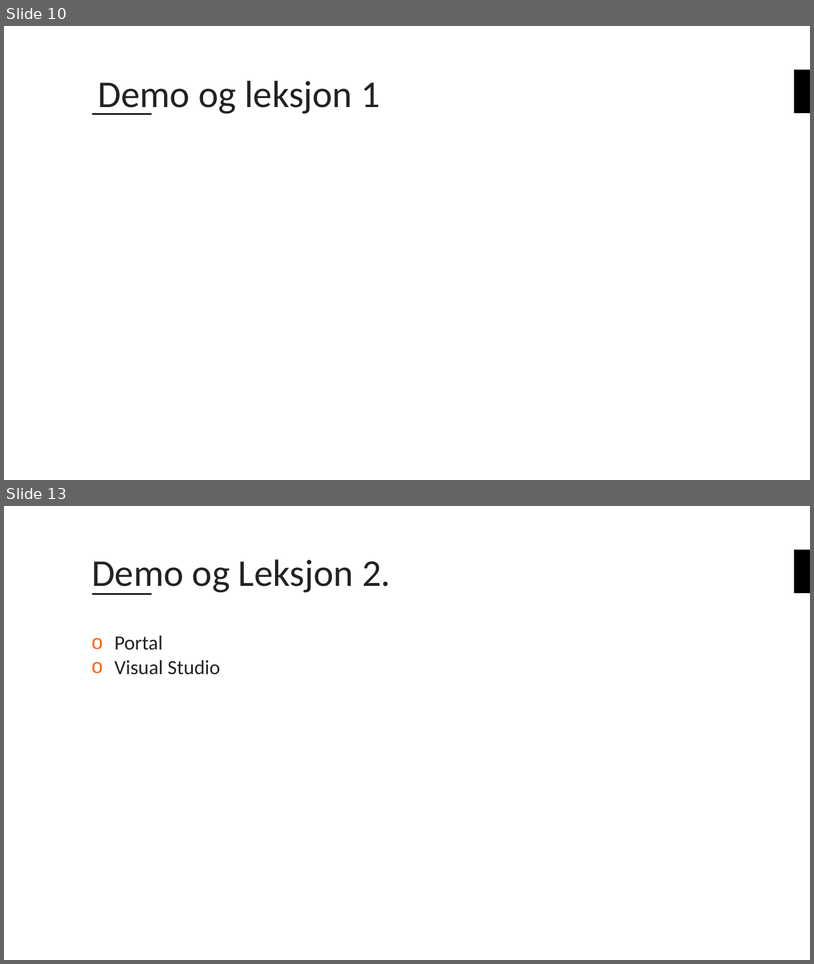
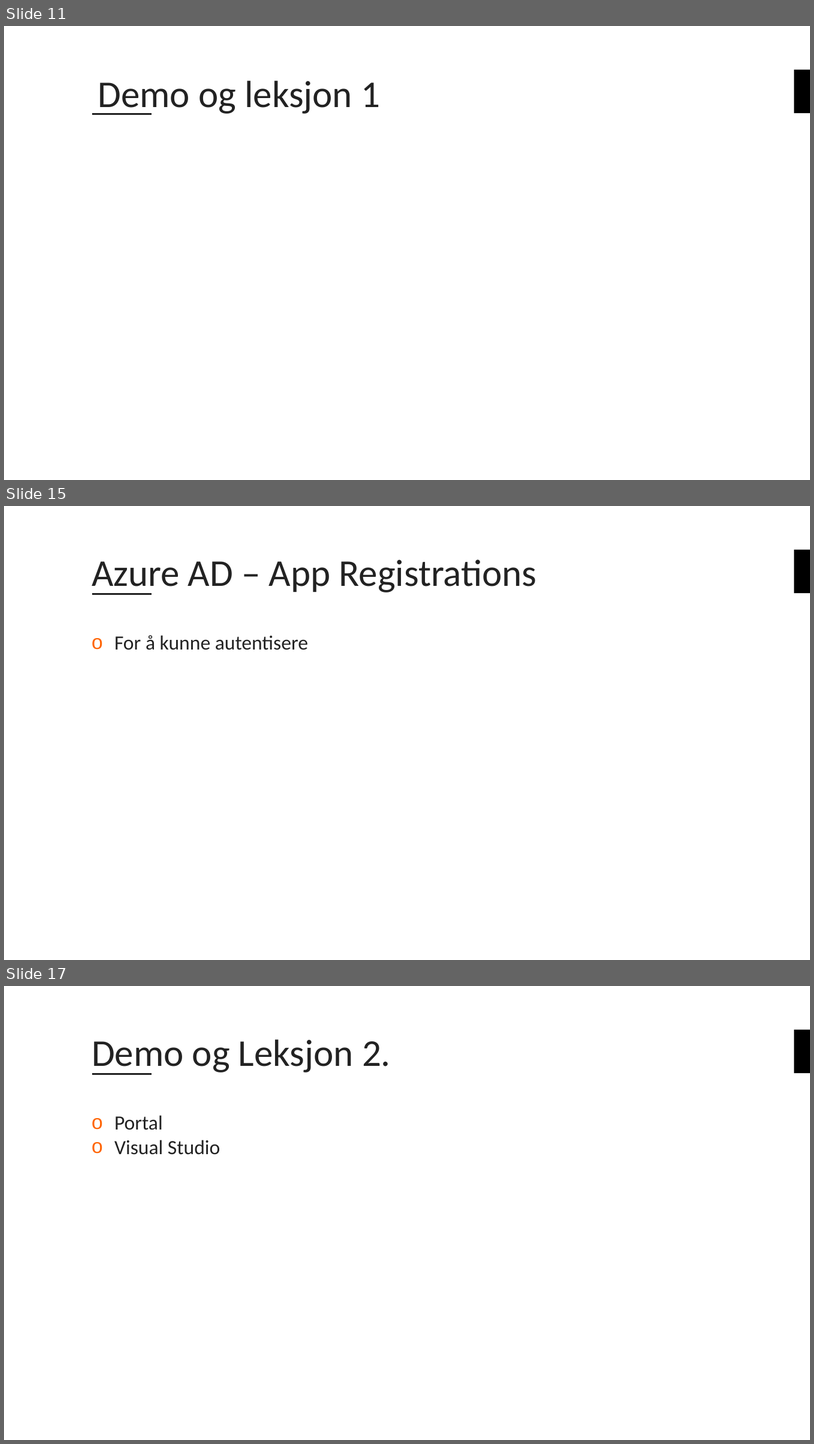
Before and after one commit to bouvet/azure-workshops, a slide deck: Workshop_3/Presentasjon/Azureskolen-Workshop#3.pptx. Shown one above the other, each under a label of ours: slides 10 and 13 before the commit, slides 11, 15 and 17 after it; the slides between them are not shown. The pictures are 814x964 and 814x1444 pixels, drawn with LibreOffice and Linux fonts; fonts in the diff are those of the drawing; background and template pictures are left out. Boxes give left, top, right and bottom in pixels: in the first picture for what was removed or moved away, otherwise in the second. Text is boxed around its words. In the diff, an @@ line names an element or a change of style, - is before the commit and + after.

```diff
--- a/Workshop_3/Presentasjon/Azureskolen-Workshop#3.pptx
+++ b/Workshop_3/Presentasjon/Azureskolen-Workshop#3.pptx
@@ slide 15 added at box(4, 506, 810, 960), background #FFFFFF; not listed: 2 template elements that a slide beside it also shows @@
@@ title added at box(92, 559, 537, 595), 45 pt, text #222222 @@
+Azure AD – App Registrations
@@ text added at box(114, 635, 308, 650), 24 pt, text #222222 @@
+o For å kunne autentisere
@@ what was slide 10 is now slide 11 @@
@@ what was slide 13 is now slide 17 @@
```
Also in this commit, not shown: 4 slides changed, 4 other slides added, 1 slide removed.
